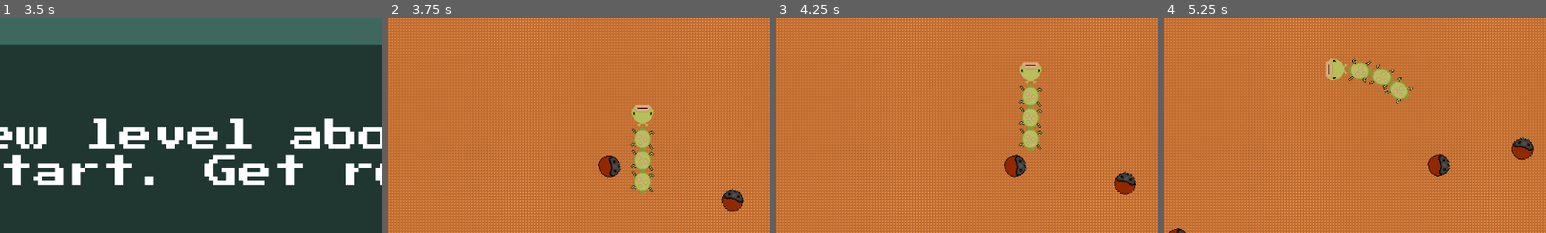
Above: before the commit, frames 1-4 (left to right).
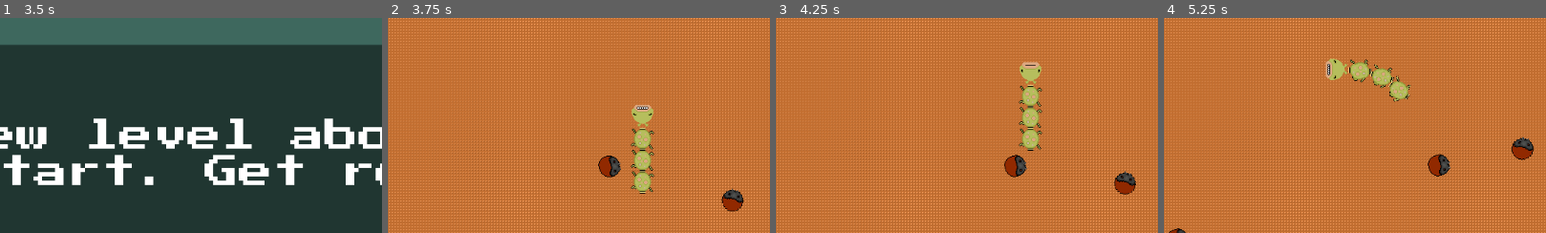
Above: after the commit, the same moments.

Repository: thatnick/grow-grow
Game: Godot game, scene res://scenes/Start.tscn
Same seed, same stepped clock (60 frames per second), same inputs: the game is played once before the commit and once after it.
Inputs:
- Up to frame 1 (3.5 s): click "PRESS HERE TO PLAY" at 0.5 s; tap Enter at 1.25, 2.75 s; hold Right (ui_right) 1.28-2.03 s; tap Space at 2 s; hold Down (ui_down) 2.03-2.78 s; hold Right (ui_right) from 2.78 s (still down)
- Up to frame 2 (3.75 s): tap Space at 3.5 s; release Right (ui_right) at 3.53 s; hold Up (ui_up) from 3.53 s (still down)
- Up to frame 3 (4.25 s): keep holding Up (ui_up)
- Up to frame 4 (5.25 s): release Up (ui_up) at 4.28 s; hold Left (ui_left) from 4.28 s (still down)
The pictures show only the part of the screen within x 16-66%, y 18-68%; the shares and areas given below are measured in that part.

Frame 1 is identical in both runs. In frame 2, 0.1% of the frame differs, in the area x 64-70%, y 40-82%; in frame 3, less than 0.1%; in frame 4, 0.5%, in the area x 42-66%, y 18-40%.

Commit message:
Animate player if moving

Diff:
--- a/scenes/Head.tscn
+++ b/scenes/Head.tscn
@@ -1,7 +1,21 @@
-[gd_scene load_steps=4 format=2]
+[gd_scene load_steps=6 format=2]
 
 [ext_resource path="res://scripts/Head.gd" type="Script" id=1]
 [ext_resource path="res://sprites/player/colinhead1.png.png" type="Texture" id=2]
+[ext_resource path="res://sprites/player/colincrompsh.png.png" type="Texture" id=3]
+
+[sub_resource type="SpriteFrames" id=2]
+animations = [ {
+"frames": [ ExtResource( 3 ), ExtResource( 2 ) ],
+"loop": true,
+"name": "Walking",
+"speed": 5.0
+}, {
+"frames": [ ExtResource( 2 ) ],
+"loop": true,
+"name": "Idle",
+"speed": 5.0
+} ]
 
 [sub_resource type="CircleShape2D" id=1]
 radius = 14.9513
@@ -10,9 +24,11 @@
 collision_mask = 17
 script = ExtResource( 1 )
 
-[node name="Sprite" type="Sprite" parent="."]
+[node name="AnimatedSprite" type="AnimatedSprite" parent="."]
 rotation = -1.5708
-texture = ExtResource( 2 )
+frames = SubResource( 2 )
+animation = "Walking"
+playing = true
 
 [node name="CollisionShape2D" type="CollisionShape2D" parent="."]
 position = Vector2( 3, 0 )
--- a/scenes/Tail.tscn
+++ b/scenes/Tail.tscn
@@ -1,16 +1,34 @@
-[gd_scene load_steps=4 format=2]
+[gd_scene load_steps=7 format=2]
 
 [ext_resource path="res://scripts/Tail.gd" type="Script" id=1]
-[ext_resource path="res://sprites/player/colinbody1.png" type="Texture" id=2]
+[ext_resource path="res://sprites/player/colinwalk3.png" type="Texture" id=2]
+[ext_resource path="res://sprites/player/colinwalk1.png" type="Texture" id=3]
+[ext_resource path="res://sprites/player/colinwalk2.png" type="Texture" id=4]
 
-[sub_resource type="CircleShape2D" id=1]
+[sub_resource type="SpriteFrames" id=1]
+animations = [ {
+"frames": [ ExtResource( 3 ), ExtResource( 4 ), ExtResource( 2 ) ],
+"loop": true,
+"name": "Walking",
+"speed": 5.0
+}, {
+"frames": [ ExtResource( 3 ) ],
+"loop": true,
+"name": "Idle",
+"speed": 5.0
+} ]
+
+[sub_resource type="CircleShape2D" id=2]
 radius = 12.9365
 
 [node name="Tail" type="KinematicBody2D"]
 script = ExtResource( 1 )
 
-[node name="Sprite" type="Sprite" parent="."]
-texture = ExtResource( 2 )
+[node name="AnimatedSprite" type="AnimatedSprite" parent="."]
+frames = SubResource( 1 )
+animation = "Walking"
+frame = 2
+playing = true
 
 [node name="CollisionShape2D" type="CollisionShape2D" parent="."]
-shape = SubResource( 1 )
+shape = SubResource( 2 )
--- a/scripts/Head.gd
+++ b/scripts/Head.gd
@@ -3,6 +3,17 @@
 onready var manager = get_node("/root/Manager")
 var velocity = Vector2()
 var direction = Vector2().angle()
+var moving = false
+
+
+
+func _physics_process(_delta):
+	get_input()
+	set_move_anim()
+	velocity = move_and_slide(velocity)
+
+	set_rotation(direction)
+
 
 func get_input():
 	velocity = Vector2()
@@ -20,12 +31,23 @@
 		direction = velocity.angle()
 
 	velocity = velocity.normalized() * get_parent().speed
-
-func _physics_process(_delta):
-	get_input()
-	velocity = move_and_slide(velocity)
-
-	set_rotation(direction)
+	update_moving()
 
 func hit():
 	manager.game_over()
+
+func update_moving():
+	if velocity != Vector2(0,0):
+		moving = true
+	else:
+		moving = false
+
+func set_move_anim():
+	if not moving && $AnimatedSprite.get_animation() != "Idle":
+		#switch to idle animation
+		$AnimatedSprite.set_animation("Idle")
+	if moving && $AnimatedSprite.get_animation() != "Walking":
+		#switch to the Walking animation
+		$AnimatedSprite.set_animation("Walking")
+
+	pass
--- a/scripts/Tail.gd
+++ b/scripts/Tail.gd
@@ -1,6 +1,7 @@
 extends KinematicBody2D
 
 const GAP = 32
+var moving = false
 
 func _ready():
 	var next_child_up = get_parent().get_child(get_position_in_parent() - 1)
@@ -20,6 +21,11 @@
 		set_rotation(direction.angle())
 		velocity = move_and_slide(velocity * (get_parent().speed * speed_multiplier))
 
+
+	set_moving()
+	set_moving_anim()
+
+
 func hit():
 	var player = get_parent()
 
@@ -29,3 +35,15 @@
 		else:
 			player.tail_hit()
 			player.get_child(i).queue_free()
+
+
+func set_moving():
+	moving = get_parent().moving
+
+func set_moving_anim():
+	if not moving && $AnimatedSprite.get_animation() != "Idle":
+		#switch to idle animation
+		$AnimatedSprite.set_animation("Idle")
+	if moving && $AnimatedSprite.get_animation() != "Walking":
+		#switch to the Walking animation
+		$AnimatedSprite.set_animation("Walking")
--- a/scripts/player.gd
+++ b/scripts/player.gd
@@ -3,7 +3,13 @@
 onready var manager = get_node("/root/Manager")
 const tail = preload("res://scenes/Tail.tscn")
 var speed  = 120
+var moving = false
 const speed_increment = 5
+
+
+func _physics_process(delta):
+	moving = $Head.moving
+
 
 func _on_Collectable_collected(value):
 	manager.tails += value
Binary file added: sprites/player/colindeadbody.png
Not shown, added: sprites/player/colindeadbody.png.import
Binary file added: sprites/player/colinwalk1.png
Not shown, added: sprites/player/colinwalk1.png.import
Binary file added: sprites/player/colinwalk2.png
Not shown, added: sprites/player/colinwalk2.png.import
Binary file added: sprites/player/colinwalk3.png
Not shown, added: sprites/player/colinwalk3.png.import
